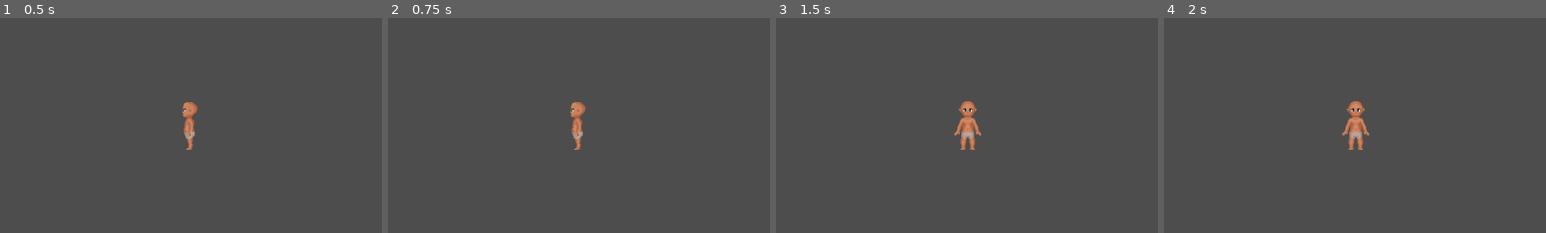
Above: before the commit, frames 1-4 (left to right).
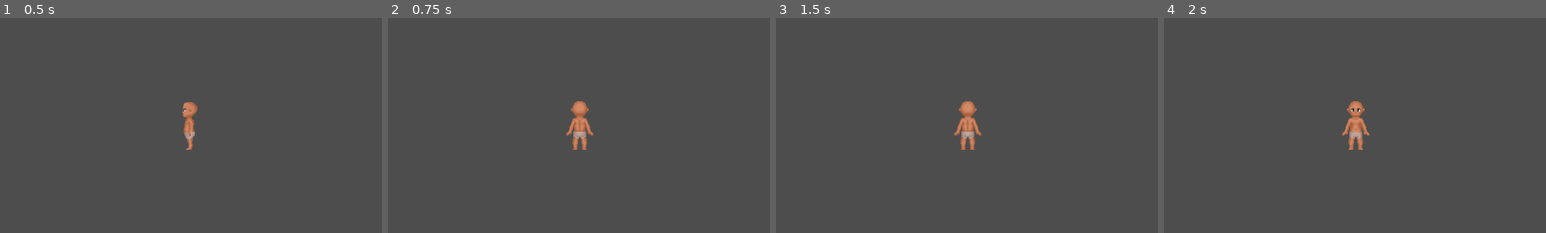
Above: after the commit, the same moments.

Repository: OtterStyles/Woodentale
Game: Godot game, scene res://Scene/TestHub.tscn
Two runs of this game, one before a commit and one after it. Both use one fixed random seed, a clock stepped at 60 frames per second and the inputs below.
Inputs (mouse positions are % of the whole screen's width and height, from its top left):
- Up to frame 1 (0.5 s): no input
- Up to frame 2 (0.75 s): tap Enter at 0.5 s; move the mouse to (72, 45) at 0.52 s; press the mouse at (72, 45) at 0.53 s; hold D (right) from 0.53 s (still down)
- Up to frame 3 (1.5 s): tap Space at 1.25 s; move the mouse to (30, 55) at 1.27 s; release D (right) at 1.28 s; release the mouse at (30, 55) at 1.28 s; hold S (down) from 1.28 s (still down); click (30, 55) at 1.35 s
- Up to frame 4 (2 s): keep holding S (down)
The pictures show only the part of the screen within x 25-75%, y 19-69%; the shares and areas given below are measured in that part.

Frame 1 is identical in both runs. In frame 2, 0.7% of the frame differs, in the area x 46-54%, y 38-62%; in frame 3, less than 0.1%; in frame 4, nothing differs.

Commit message:
Testes Animationtree

Diff:
--- a/Woodentale/PreFab/Player.tscn
+++ b/Woodentale/PreFab/Player.tscn
@@ -4,6 +4,16 @@
 [ext_resource type="Texture2D" uid="uid://dytjms776x00m" path="res://Artwork/Atlase/PlayerAtlas.png" id="2_eicqr"]
 [ext_resource type="PackedScene" uid="uid://csqsmt2ap7qo6" path="res://PreFab/Utilities/hurtbox.tscn" id="3_mpqox"]
 [ext_resource type="PackedScene" uid="uid://cy28ijqj4v7b4" path="res://PreFab/Utilities/hitbox.tscn" id="4_ld7ar"]
+
+[sub_resource type="CapsuleShape2D" id="CapsuleShape2D_m5e5d"]
+height = 60.0
+
+[sub_resource type="CapsuleShape2D" id="CapsuleShape2D_dwi6s"]
+radius = 7.0
+height = 58.0
+
+[sub_resource type="CapsuleShape2D" id="CapsuleShape2D_n7abs"]
+radius = 8.0
 
 [sub_resource type="Animation" id="Animation_5org2"]
 length = 0.001
@@ -224,7 +234,7 @@
 tracks/0/interp = 1
 tracks/0/loop_wrap = true
 tracks/0/keys = {
-"times": PackedFloat32Array(0, 0.2, 0.9),
+"times": PackedFloat32Array(0, 0.2, 1),
 "transitions": PackedFloat32Array(1, 1, 1),
 "update": 1,
 "values": [true, false, true]
@@ -488,7 +498,7 @@
 states/Attacking/node = SubResource("AnimationNodeBlendSpace2D_lpeyy")
 states/Attacking/position = Vector2(117.889, 361.267)
 states/Idle/node = SubResource("17")
-states/Idle/position = Vector2(-42.6243, 190.267)
+states/Idle/position = Vector2(-43.6243, 190.267)
 states/Start/position = Vector2(-179.667, 190.267)
 states/Walking/node = SubResource("2")
 states/Walking/position = Vector2(349.889, 205.926)
@@ -497,38 +507,12 @@
 transitions = ["Start", "Idle", SubResource("AnimationNodeStateMachineTransition_123fq"), "Idle", "Walking", SubResourc …(436 unchanged characters)…
 graph_offset = Vector2(-387.624, -21.688)
 
-[sub_resource type="AnimationNodeStateMachinePlayback" id="16"]
-
-[sub_resource type="CapsuleShape2D" id="CapsuleShape2D_m5e5d"]
-height = 60.0
-
-[sub_resource type="CapsuleShape2D" id="CapsuleShape2D_dwi6s"]
-radius = 7.0
-height = 58.0
-
-[sub_resource type="CapsuleShape2D" id="CapsuleShape2D_n7abs"]
-radius = 8.0
+[sub_resource type="AnimationNodeStateMachinePlayback" id="AnimationNodeStateMachinePlayback_dsb3h"]
 
 [node name="Player" type="CharacterBody2D"]
 script = ExtResource("2")
 
 [node name="Animation" type="Node" parent="."]
-
-[node name="AnimationPlayer" type="AnimationPlayer" parent="Animation"]
-root_node = NodePath("../..")
-libraries = {
-"": SubResource("AnimationLibrary_xxcig")
-}
-
-[node name="AnimationTree" type="AnimationTree" parent="Animation"]
-tree_root = SubResource("6")
-anim_player = NodePath("../AnimationPlayer")
-active = true
-parameters/playback = SubResource("16")
-parameters/Attacking/blend_position = Vector2(0, 0)
-parameters/Idle/blend_position = Vector2(-1, 0)
-parameters/Walking/blend_position = Vector2(0, 0)
-parameters/Working/blend_position = Vector2(0, 0)
 
 [node name="Sprite" type="Sprite2D" parent="."]
 texture_filter = 1
@@ -564,5 +548,20 @@
 shape = SubResource("CapsuleShape2D_n7abs")
 disabled = true
 
+[node name="AnimationPlayer" type="AnimationPlayer" parent="."]
+libraries = {
+"": SubResource("AnimationLibrary_xxcig")
+}
+
+[node name="AnimationTree" type="AnimationTree" parent="."]
+tree_root = SubResource("6")
+anim_player = NodePath("../AnimationPlayer")
+active = true
+parameters/playback = SubResource("AnimationNodeStateMachinePlayback_dsb3h")
+parameters/Attacking/blend_position = Vector2(0, 0)
+parameters/Idle/blend_position = Vector2(-1, 0)
+parameters/Walking/blend_position = Vector2(0, 0)
+parameters/Working/blend_position = Vector2(0, 0)
+
 [editable path="Collision/hurtbox"]
 [editable path="Collision/Hitbox"]
--- a/Woodentale/Skripts/Player.gd
+++ b/Woodentale/Skripts/Player.gd
@@ -11,24 +11,27 @@
 # Movement
 var SPEED = 0
 var sprint = 1
-var direction
+var direction = Vector2.ZERO
 const animationsName = ['Working','Walking','Idle','Atacking']
+const animationWaits = ['Working']
 var animationStateMachine;
 func _ready():
-	animationStateMachine = $Animation/AnimationTree.get("parameters/playback")
+	animationStateMachine = $AnimationTree.get("parameters/playback")
 func _process(delta) -> void:
 	calculateStats()
+	getInput()
 
 func _physics_process(delta) -> void:
-	getInput()
 	handleMovement(delta)
 	move_and_slide()
 
 func getInput() -> void:
 	sprint = 1
-	var current = animationStateMachine.get_current_node()
+	var current: StringName = animationStateMachine.get_current_node()
 	if Input.is_action_pressed("work"):
 		handleAnimations("Working")
+		return
+	if current in animationWaits:
 		return
 	if Input.is_action_pressed("sprint"):
 		sprint = SPEED_SPRINT_MULT
@@ -38,9 +41,9 @@
 	direction = Vector2.ZERO
 	direction.x = int(Input.is_action_pressed("right")) - int(Input.is_action_pressed("left"))
 	direction.y = int(Input.is_action_pressed("down")) - int(Input.is_action_pressed("up"))
+	direction = direction.normalized()
 	if direction != Vector2.ZERO:
-		changeBlendPositions(direction)
-	direction = direction.normalized()
+		changeBlendPositions()
 
 func handleMovement(delta: float) -> void:
 	if direction == Vector2.ZERO:
@@ -76,9 +79,9 @@
 			velocity.y = Vector2.ZERO.y
 		return
 
-func changeBlendPositions(direction: Vector2) -> void:
+func changeBlendPositions() -> void:
 	for param in animationsName:
-		$Animation/AnimationTree.set("parameters/"+param+"/blend_position", direction)
+		$AnimationTree.set("parameters/"+param+"/blend_position", direction)
 
 
 func handleAnimations(changePostionTo: String) -> void:
--- a/Woodentale/Skripts/hurtbox.gd
+++ b/Woodentale/Skripts/hurtbox.gd
@@ -10,6 +10,7 @@
 
 func _on_area_2d_area_entered(area):
 	timer.start()
+	print(typeof(area))
 	collisionShape2D.set_deferred('disabled', true)
 
 
--- a/Woodentale/project.godot
+++ b/Woodentale/project.godot
@@ -77,6 +77,7 @@
 "deadzone": 0.5,
 "events": [Object(InputEventMouseButton,"resource_local_to_scene":false,"resource_name":"","device":-1,"window_id":0,"s …(260 unchanged characters)…
 , Object(InputEventKey,"resource_local_to_scene":false,"resource_name":"","device":0,"window_id":0,"store_command":true,"alt_pressed":false,"shift_pressed":false,"meta_pressed":false,"command_pressed":false,"pressed":false,"keycode":0,"physical_keycode":32,"unicode":0,"echo":false,"script":null)
+, Object(InputEventKey,"resource_local_to_scene":false,"resource_name":"","device":0,"window_id":0,"store_command":true,"alt_pressed":false,"shift_pressed":false,"meta_pressed":false,"command_pressed":false,"pressed":false,"keycode":32,"physical_keycode":0,"unicode":0,"echo":false,"script":null)
 ]
 }
 
